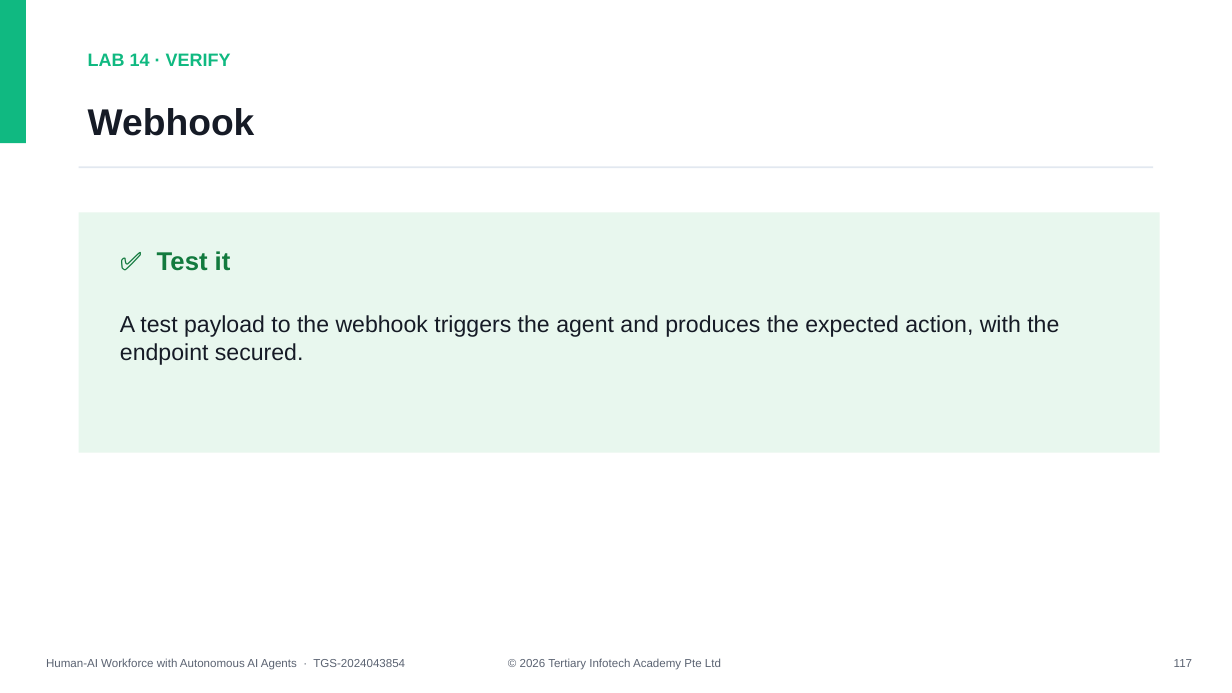
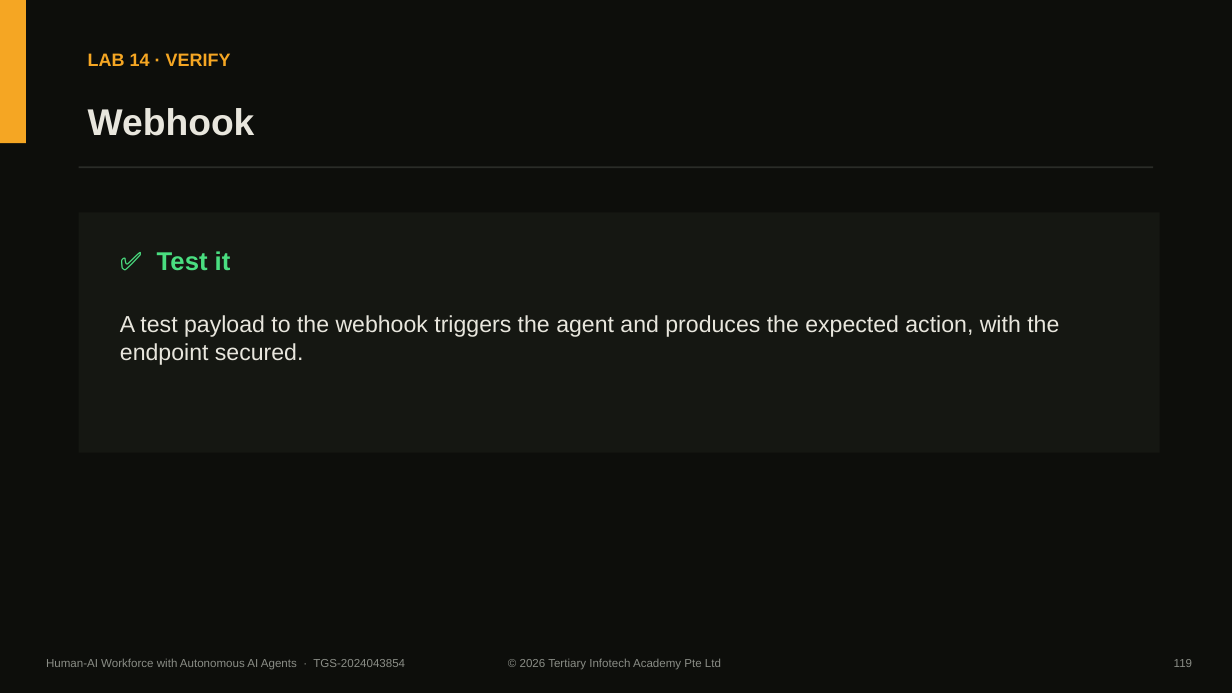
Before and after one commit to tertiarycourses/TGS-2024043854-Build-a-Human-AI-Workforce-with-Autonomous-AI-Agents, a slide deck: slide 120 of courseware/Human-AI Workforce with Autonomous AI Agents-v1.3.pptx (slide 118 before the commit). Drawn at 1232x693 pixels with LibreOffice and Linux fonts; fonts in the diff are those of the drawing. Boxes give left, top, right and bottom in pixels: in the first picture for what was removed or moved away, otherwise in the second. Text is boxed around its words. In the diff, an @@ line names an element or a change of style, - is before the commit and + after.

```diff
--- a/courseware/Human-AI Workforce with Autonomous AI Agents-v1.3.pptx
+++ b/courseware/Human-AI Workforce with Autonomous AI Agents-v1.3.pptx
@@ rectangle at box(0, 0, 26, 143): fill #10B981 to #F5A623 @@
@@ rectangle added at box(0, 0, 1232, 693), fill #0D0E0B @@
@@ text "LAB 14 · VERIFY" at box(88, 53, 231, 66): text colour #10B981 to #F5A623 @@
@@ text "Webhook" at box(88, 108, 255, 136): text colour #161B26 to #E8E6DD @@
@@ rectangle at box(79, 166, 1153, 168): fill #E2E8F0 to #2A2C28 @@
@@ rectangle at box(79, 213, 1160, 453): fill #E8F7EE to #151712 @@
@@ text "✅ Test it" at box(157, 251, 231, 271): text colour #127A3E to #4ADE80 @@
@@ text "A test payload to the ..." at box(120, 315, 1059, 365): text colour #161B26 to #E8E6DD @@
@@ text "Human-AI Workforce with Autonomous AI ..." at box(46, 658, 405, 670): text colour #5B6372 to #8A8D86 @@
@@ text "© 2026 Tertiary Infotech Academy ..." at box(520, 658, 721, 670): text colour #5B6372 to #8A8D86 @@
@@ text at box(1174, 659, 1192, 667): text changed; text colour #5B6372 to #8A8D86 @@
-117
+119
```
Also in this commit, not shown: 255 other slides changed, 2 slides added, 9 other files.
